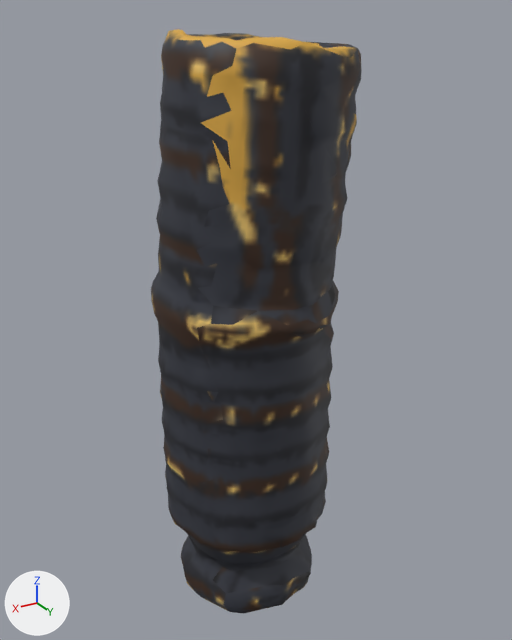
Two versions of the glTF model www/proto3d/models/beth/equipment/fitted/orin/orin_plate_legendary_leg_L.glb, one commit apart.
Camera for both pictures: a 50 mm lens placed at (0.57, 0.679, 0.848), pointed at (0.08, -0.138, 0.44). The axes (+X, +Y, +Z) are drawn at lower left. The lights are the same throughout. The first picture is the older version. Vertices at exactly the same position are counted once.

Objects in the first picture: 'orin_plate_legendary_leg_L'.
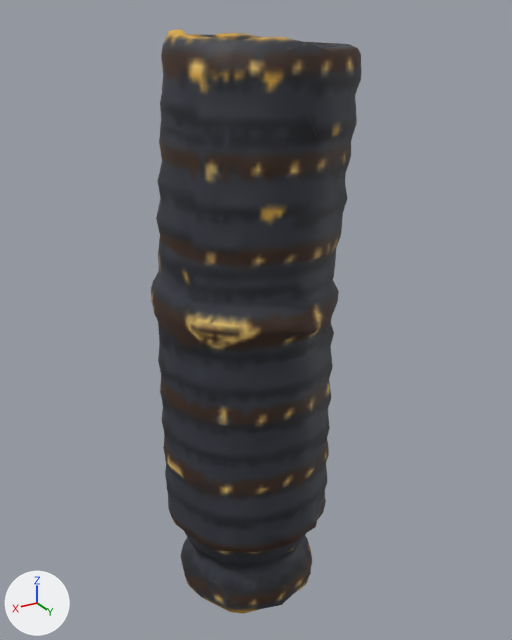
Boxes (x1, y1, x2, y2) around the edits, measured in the pictures (512 x 640 px; the box of a moved part takes in the faces that stretch with it):
part 1 of me_orin_plate_legendary_leg_l_hi_001, moved or reshaped: (178, 324, 331, 613) in both
part 2 of me_orin_plate_legendary_leg_l_hi_001, surface changed: (169, 30, 359, 613) in both

Diff of the bpy script that builds the scene:
```diff
--- a/www/proto3d/models/beth/equipment/fitted/orin/orin_plate_legendary_leg_L.glb.py
+++ b/www/proto3d/models/beth/equipment/fitted/orin/orin_plate_legendary_leg_L.glb.py
@@ me_orin_plate_legendary_leg_l_hi_001 @@
 # used by ob_orin_plate_legendary_leg_l; location = (0.0, 0.0, 0.0)
-me_orin_plate_legendary_leg_l_hi_001.from_pydata(...)  # 2265 vertices, 4530 faces; spans x -0.049..0.23, y -0.259..0.0, z -0.01..0.833
+me_orin_plate_legendary_leg_l_hi_001.from_pydata(...)  # 2265 vertices, 4530 faces; spans x -0.049..0.23, y -0.259..0.0, z -0.009..0.833
+# me_orin_plate_legendary_leg_l_hi_001 part 1: 65 vertices moved from x -0.02..0.215, y -0.221..-0.01, z -0.008..0.464 to x -0.02..0.216, y -0.221..-0.01, z -0.008..0.464; 244 vertices removed from x -0.02..0.213, y -0.231..-0.01, z -0.008..0.466; 244 vertices added at x -0.02..0.215, y -0.231..-0.01, z -0.008..0.463
+# me_orin_plate_legendary_leg_l_hi_001 part 2: 639 kept faces spanning x -0.049..0.214, y -0.245..0.0, z -0.009..0.833 get new texture (UV) coordinates
+# other edits to the shape of me_orin_plate_legendary_leg_l_hi_001 do not show in these pictures
 me_orin_plate_legendary_leg_l_hi_001.materials.append(mat_orin_plate_legendary_leg_l_mat)
```
